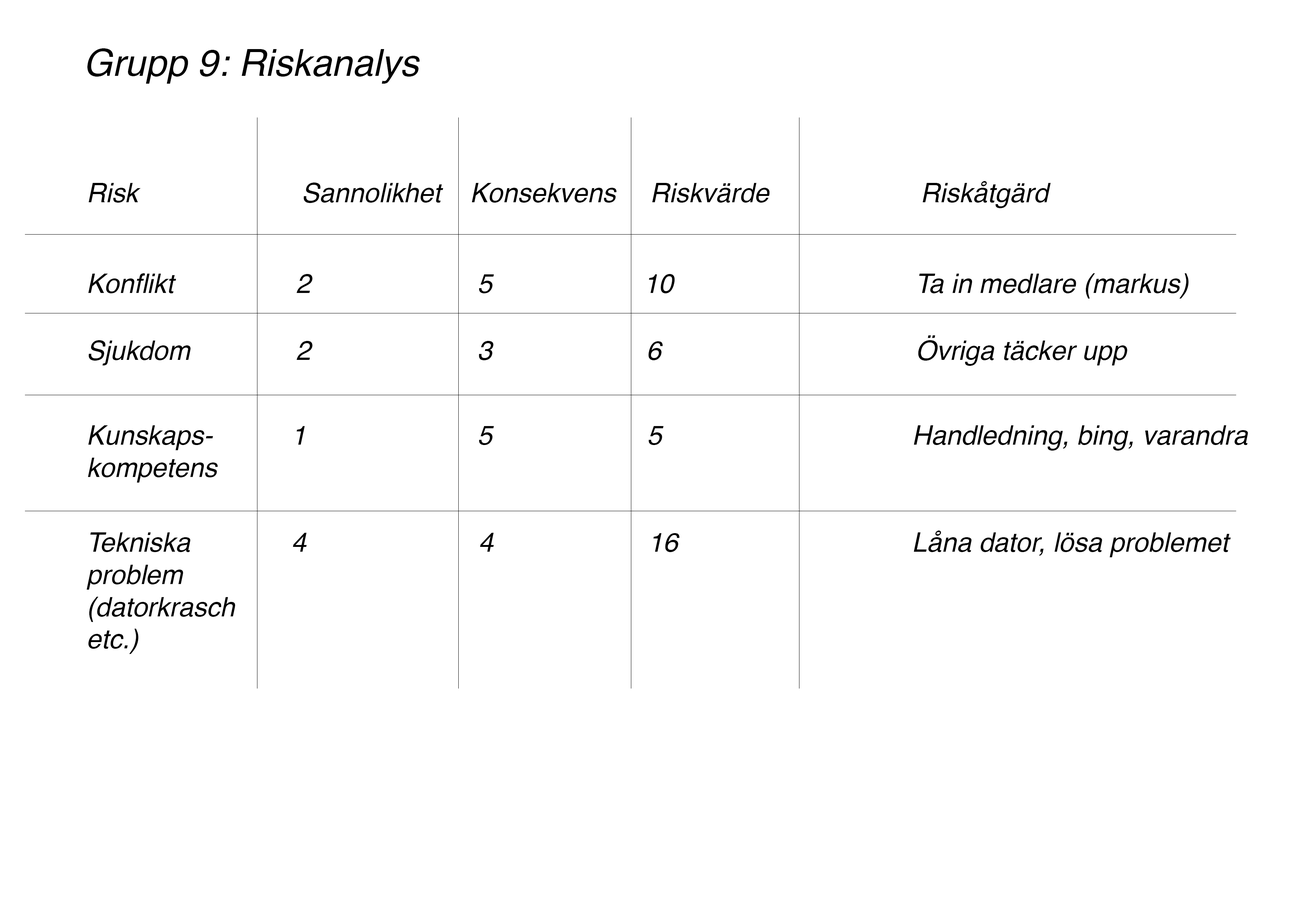
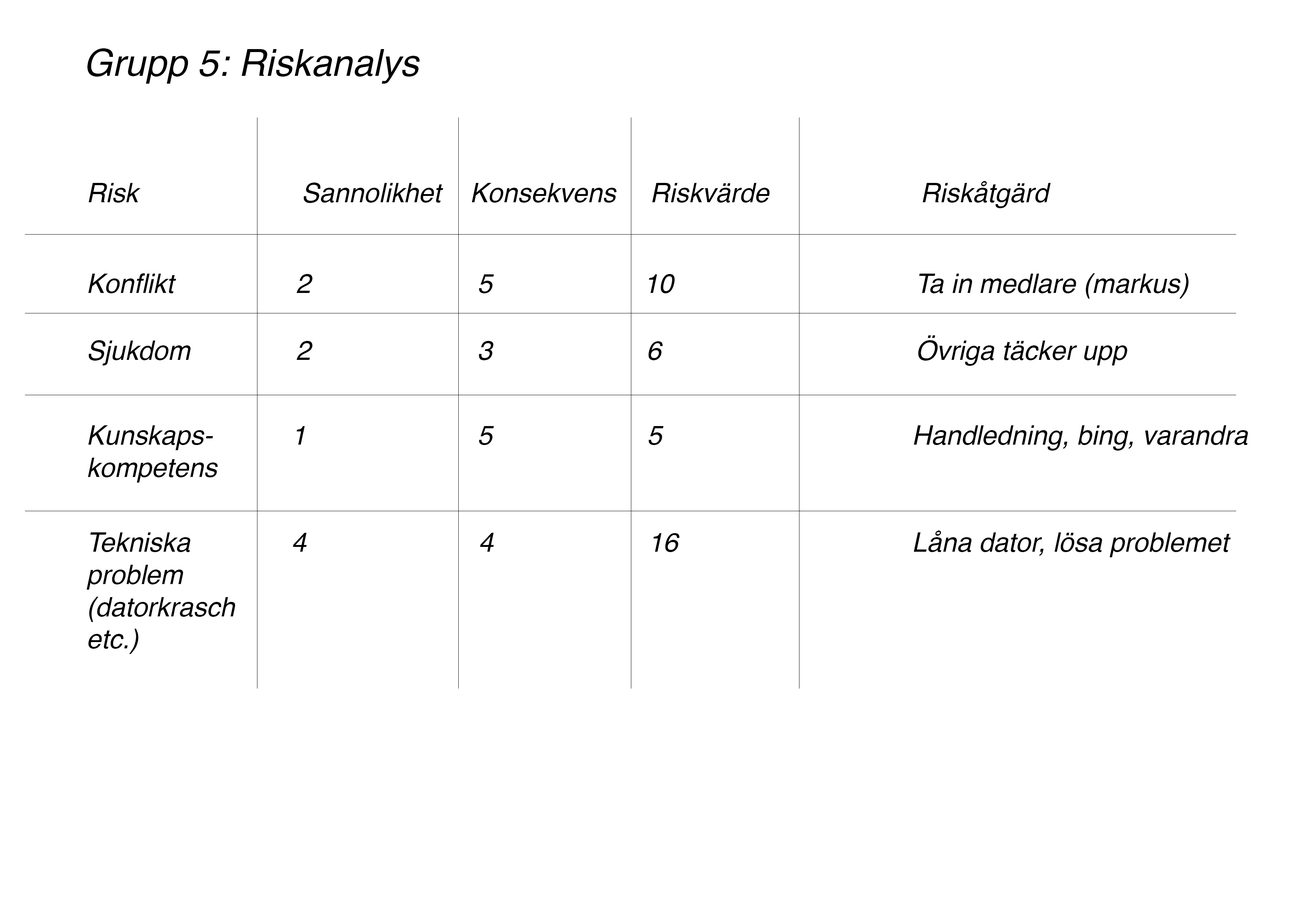
Comparing the layer stacks of the two w=1305, h=922 images. Changes:
renamed "Grupp 9: Riskanalys" to "Grupp 5: Riskanalys", painted on it over [199, 49, 221, 77]
